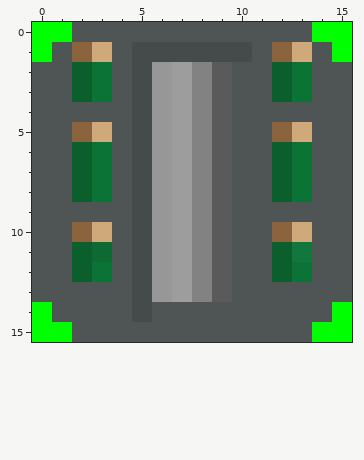
A pixel-art sprite gets an edit: textures/voltic_battery_lv_battery_box_side.png. The picture above was drawn from the file before the commit.
The file is 16x16 pixels. Colours within 5 levels of each other are drawn and written as one.
New version:
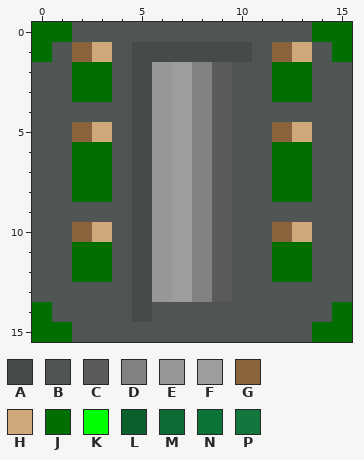
Palette (. is transparent): A #454b4b  B #4f5555  C #5a5a5a  D #828282  E #979797  F #9d9d9d  G #8b633c  H #cfa97a  J #006e00  K #00ff00  L #0b5f2c  M #0c6a32  N #0c7336  P #11773d
From the commit log: Added Bioreactor as power source for batteries Bioreactors produce the energy inside Voltic Batteries.
Change:
@@ x 0..15 @@
- 0 KKBBBBBBBBBBBBKK
- 1 KBGHBAAAAAABGHBK
- 2 BBLNBAEFDCBBLNBB
- 3 BBLNBAEFDCBBLNBB
+ 0 JJBBBBBBBBBBBBJJ
+ 1 JBGHBAAAAAABGHBJ
+ 2 BBJJBAEFDCBBJJBB
+ 3 BBJJBAEFDCBBJJBB
  4 BBBBBAEFDCBBBBBB
  5 BBGHBAEFDCBBGHBB
- 6 BBLNBAEFDCBBLNBB
- 7 BBLNBAEFDCBBLNBB
- 8 BBLNBAEFDCBBLNBB
+ 6 BBJJBAEFDCBBJJBB
+ 7 BBJJBAEFDCBBJJBB
+ 8 BBJJBAEFDCBBJJBB
  9 BBBBBAEFDCBBBBBB
 10 BBGHBAEFDCBBGHBB
-11 BBLMBAEFDCBBLPBB
-12 BBLNBAEFDCBBLNBB
+11 BBJJBAEFDCBBJJBB
+12 BBJJBAEFDCBBJJBB
 13 BBBBBAEFDCBBBBBB
-14 KBBBBABBBBBBBBBK
-15 KKBBBBBBBBBBBBKK
+14 JBBBBABBBBBBBBBJ
+15 JJBBBBBBBBBBBBJJ
